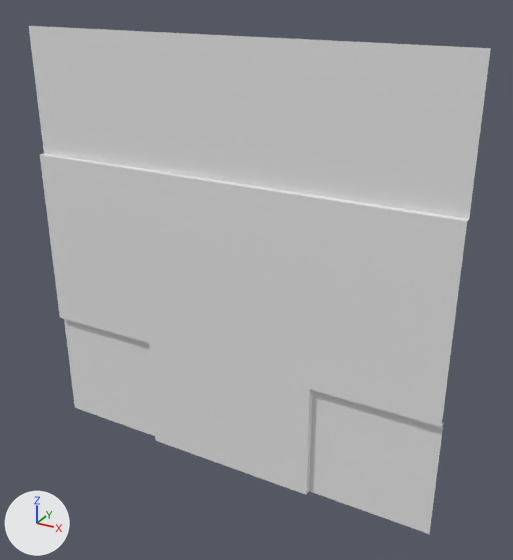
The FBX model Assets/Models/Traffic/Roads/Prop_SingleRoad_T-Section.fbx: old version first, new version second.
One viewpoint serves both versions: a camera (50 mm lens) standing at (1.07, -38.94, 5.02) and looking at (-3.71, -30.24, 0.67). Lighting does not change. The marker at lower left points along +X, +Y and +Z. Where no turn or scale is listed for an object, it has been applied to the vertices.

The first picture shows 'Prop_SingleRoad_T-Section'.
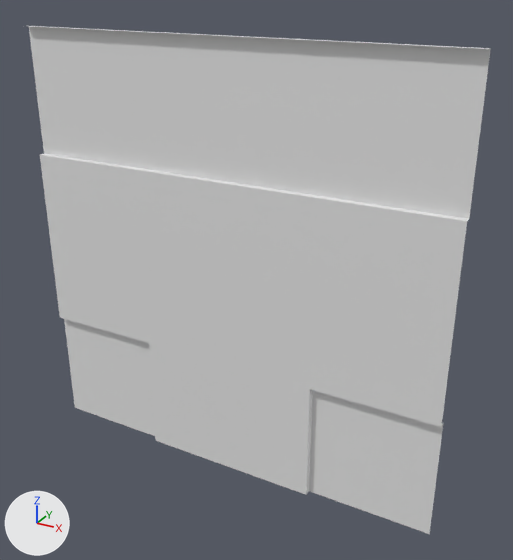
The newer file is also turned or shifted as a whole; pictures and numbers use the older file's frame.

The change, as a diff of the scene's bpy script:
```diff
--- a/Assets/Models/Traffic/Roads/Prop_SingleRoad_T-Section.fbx.py
+++ b/Assets/Models/Traffic/Roads/Prop_SingleRoad_T-Section.fbx.py
@@ me_mesh_singleroad_t_section @@
 me_mesh_singleroad_t_section.from_pydata(...)  # 26 vertices, 16 faces; spans x -10.0..-3.0, y 0.0..0.1, z -3.5..3.5
 # used by ob_prop_singleroad_t_section; location = (2.36, -30.51, 0.7)
 # verts and faces of me_mesh_singleroad_t_section; kept vertices keep their numbers, new ones are numbered from 26
 # before: 4 (-3.0, 0.1, 3.5) at pixel (490, 48), 5 (-10.0, 0.1, 3.5) at pixel (28, 25), 10 (-5.0, 0.1, 3.5) at pixel (325, 40), 14 (-8.0, 0.1, 3.5) at pixel (131, 30)
+# me_mesh_singleroad_t_section part 1
+for new, old in zip([*range(26, 30)], [4, 5, 10, 14]): verts[new] = verts[old] + (0.0, -0.1, 0.0)
+faces += [(10, 14, 29, 28), (5, 27, 29, 14), (4, 10, 28, 26)]  # mat_mat_sidewalk (white #e7e7e7)
 me_mesh_singleroad_t_section.materials.append(mat_mat_road)
```

Boxes [x1, y1, x2, y2] around the edits, measured in the pictures (513 x 560 px):
part 1 of me_mesh_singleroad_t_section, added: after [30, 26, 490, 49]
